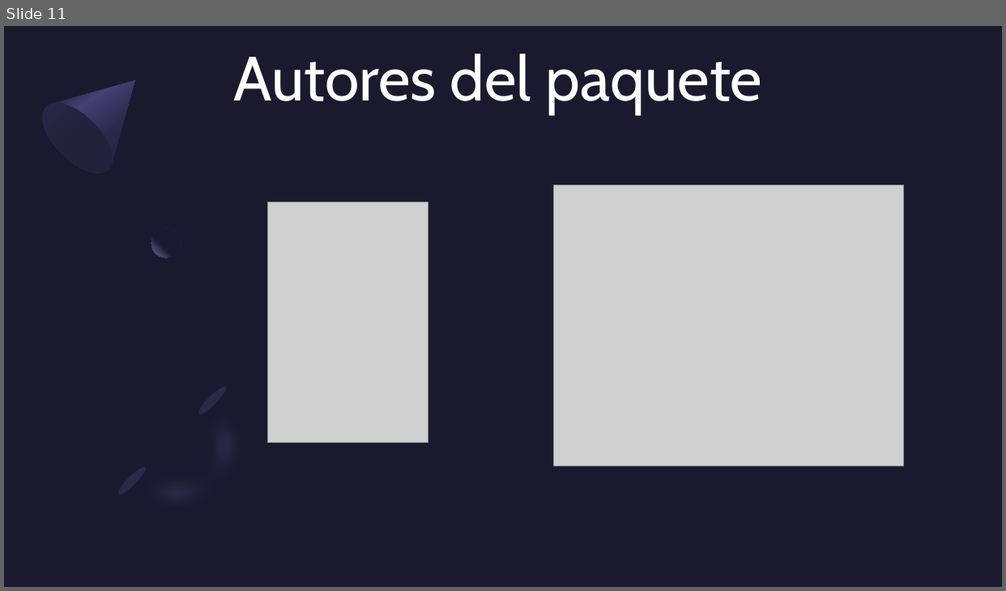
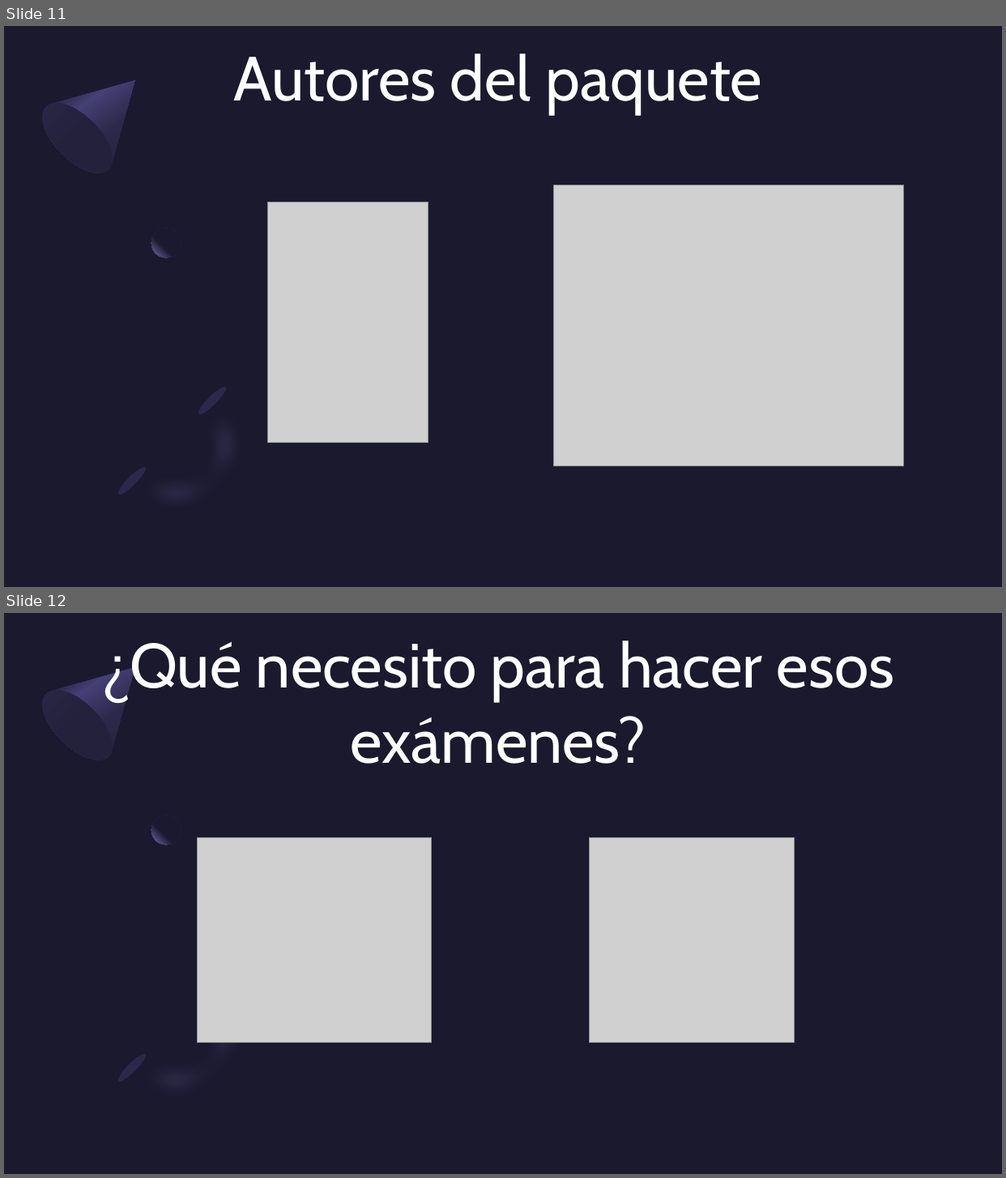
Before and after one commit to fhernanb/ejemplos_paquete_exams, a slide deck: Taller paquete exams - UNAL/Taller paquete exams - UNAL.pptx. Shown one above the other, each under a label of ours: slide 11 before the commit, slides 11 and 12 after it. The pictures are 1006x591 and 1006x1178 pixels, drawn with LibreOffice and Linux fonts; fonts in the diff are those of the drawing; grey boxes stand for pictures. Boxes give left, top, right and bottom in pixels: in the first picture for what was removed or moved away, otherwise in the second. Text is boxed around its words. In the diff, an @@ line names an element or a change of style, - is before the commit and + after.

```diff
--- a/Taller paquete exams - UNAL/Taller paquete exams - UNAL.pptx
+++ b/Taller paquete exams - UNAL/Taller paquete exams - UNAL.pptx
@@ slide 12 added at bbox=[4, 613, 1002, 1174], background #1B192E; not listed: 7 template elements that a slide beside it also shows @@
@@ text added at bbox=[102, 641, 895, 764], 60 pt, text #FFFFFF @@
+¿Qué necesito para hacer esos exámenes?
@@ picture added at bbox=[197, 837, 431, 1043] @@
@@ picture added at bbox=[590, 837, 795, 1043] @@
```
Also in this commit, not shown: 2 slides changed, 5 other slides added.
